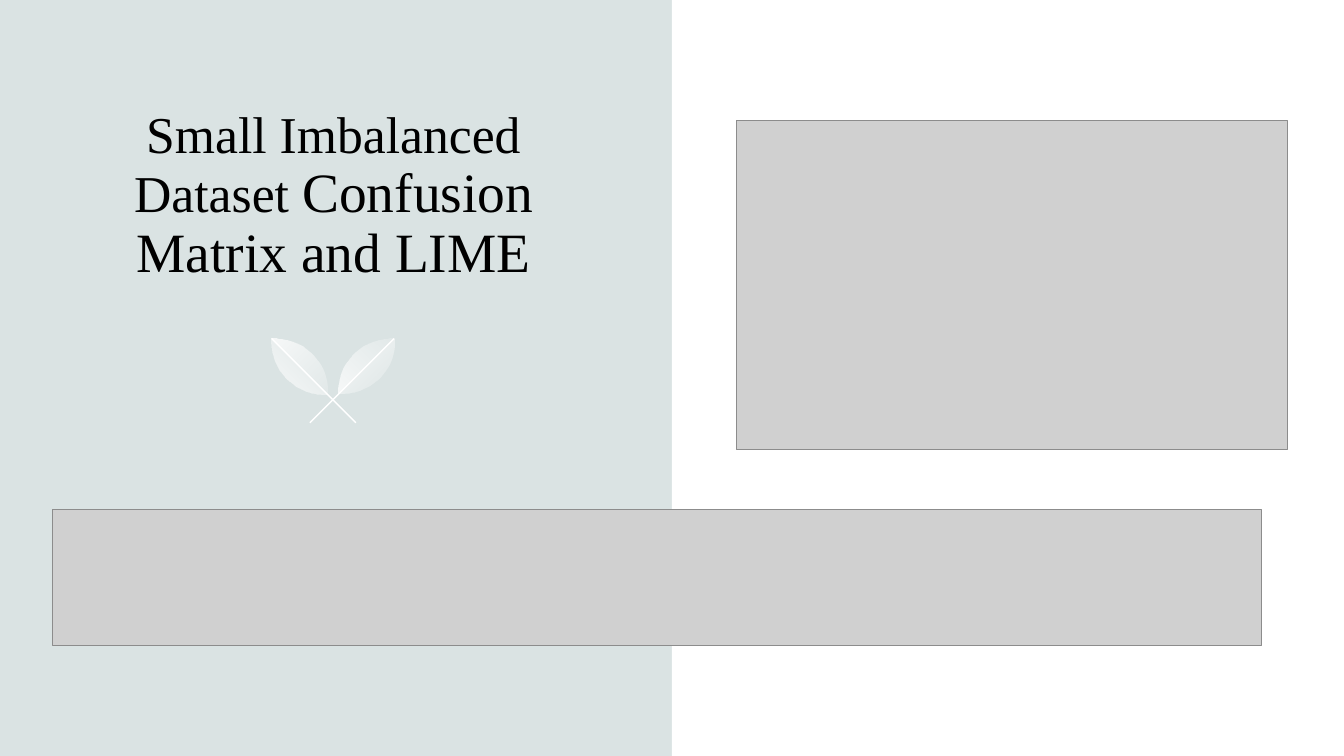
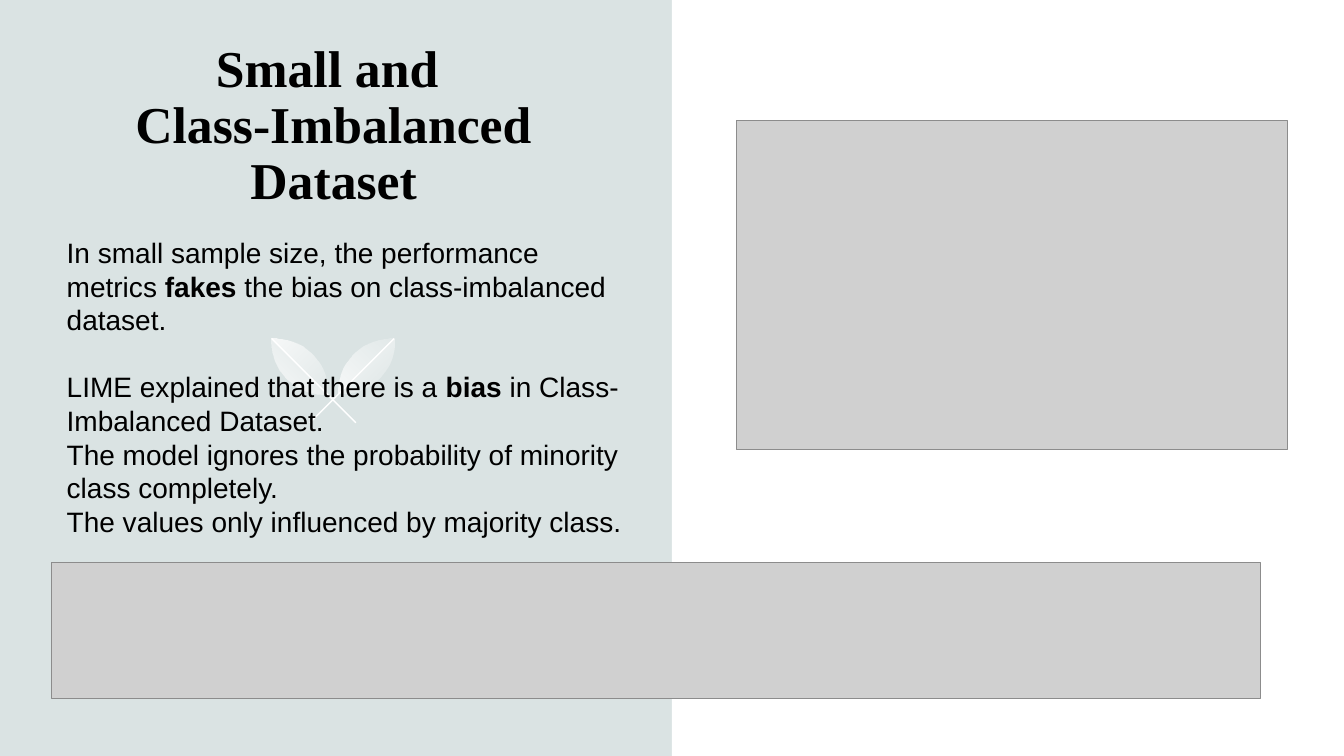
Before and after one commit to hennypurwadi/Imbalanced-or-Balanced-Dataset-Composition, a slide deck: slide 19 of 202370140_XAI_Presentation_1.pptx (slide 14 before the commit). Drawn at 1344x756 pixels with LibreOffice and Linux fonts; fonts in the diff are those of the drawing; grey boxes stand for pictures. Boxes give left, top, right and bottom in pixels: in the first picture for what was removed or moved away, otherwise in the second. Text is boxed around its words. In the diff, an @@ line names an element or a change of style, - is before the commit and + after.

```diff
--- a/202370140_XAI_Presentation_1.pptx
+++ b/202370140_XAI_Presentation_1.pptx
@@ title at [135,51,531,200]: text changed; bold on @@
-Small Imbalanced Dataset Confusion Matrix and LIME
+Small and
+Class-Imbalanced Dataset
@@ text added at [67,242,621,537], 20 pt, text #000000 @@
+In small sample size, the performance metrics fakes the bias on class-imbalanced dataset.
+LIME explained that there is a bias in Class-Imbalanced Dataset.
+The model ignores the probability of minority class completely.
+The values only influenced by majority class.
@@ picture: place and size @@
-picture at [52,510,1262,645]
+picture at [51,563,1261,698]
```
Also in this commit, not shown: 8 other slides changed, 3 slides added, 1 slide removed, 1 other file.
